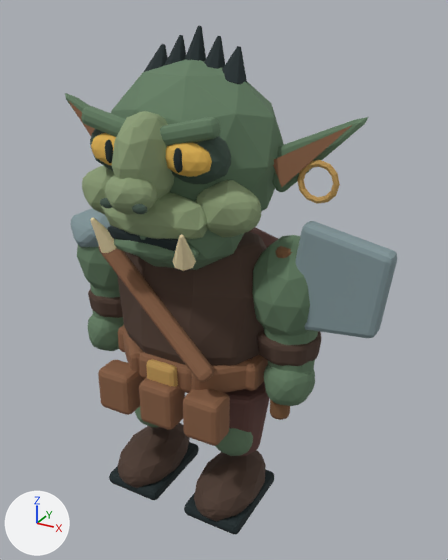
An edit to the Blender file art_source/blender/raider.blend, drawn before and after from the same camera.
Before and after are seen from a 50 mm camera at (1.32, -2.14, 2.2) aimed at (0.12, 0.02, 1.12). The lights are fixed; the arrows at lower left show +X, +Y and +Z. The older version comes first.

Objects in the first picture: 'Cranium.007', 'Deltoid.014', 'Deltoid.015', 'TailoredTorso.007', 'TrouserLeg.014', 'TrouserLeg.015', 'WeaponHandle.005'.
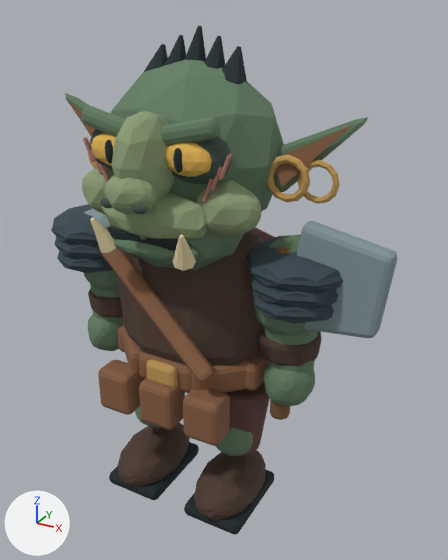
Where the change shows, as pixel boxes [x1, y1, x2, y2] in the pictures (448 x 560 px):
'Deltoid.059', added
    after: [247, 235, 343, 406]
'Deltoid.015', deleted (green)
    before: [253, 235, 321, 406]
'Deltoid.014', reshaped
    before: [70, 208, 124, 351]
    after: [51, 204, 124, 351]
part 1 of me_icosphere_1030, added (mostly hidden)
    after: [88, 142, 97, 169]
part 2 of me_icosphere_1030, added (brown)
    after: [267, 155, 310, 202]
part 3 of me_icosphere_1030, added
    after: [99, 163, 110, 183]
part 4 of me_icosphere_1030, added
    after: [91, 150, 102, 175]
part 5 of me_icosphere_1030, added
    after: [83, 137, 95, 162]
part 6 of me_icosphere_1030, added
    after: [202, 179, 214, 202]
part 7 of me_icosphere_1030, added
    after: [210, 167, 222, 191]
part 8 of me_icosphere_1030, added
    after: [219, 154, 232, 180]
part 9 of me_icosphere_1046, added (blue)
    after: [51, 204, 108, 245]
part 10 of me_icosphere_1046, added (blue)
    after: [54, 236, 104, 259]
part 11 of me_icosphere_1046, added (blue)
    after: [57, 251, 113, 273]

Diff of the bpy script that builds the scene:
```diff
--- a/art_source/blender/raider.blend.py
+++ b/art_source/blender/raider.blend.py
@@ me_icosphere_1030 @@
 # used by ob_cranium_007; parent = ob_head_007; location = (0.0, 0.0, 0.13)
-me_icosphere_1030.from_pydata(...)  # 2496 vertices, 2778 faces; spans x -0.692..0.692, y -0.509..0.3, z -0.45..0.471
+me_icosphere_1030.from_pydata(...)  # 3120 vertices, 3390 faces; spans x -0.692..0.692, y -0.509..0.3, z -0.45..0.471
+# me_icosphere_1030 part 1: a new loose piece, a torus around y (ring radius 0.075, tube radius 0.016) spanning x -0.521..-0.339, y -0.056..-0.024, z -0.141..0.041, in mat_fort_swarm_vertexpalette
+# me_icosphere_1030 part 2: a new loose piece, a torus around y (ring radius 0.075, tube radius 0.016) spanning x 0.339..0.521, y -0.056..-0.024, z -0.141..0.041, in mat_fort_swarm_vertexpalette
+# me_icosphere_1030 part 3: a new loose piece of 56 vertices spanning x -0.253..-0.207, y -0.295..-0.275, z -0.106..-0.014, in mat_fort_swarm_vertexpalette
+# me_icosphere_1030 part 4: a new loose piece of 56 vertices spanning x -0.288..-0.242, y -0.295..-0.275, z -0.061..0.031, in mat_fort_swarm_vertexpalette
+# me_icosphere_1030 part 5: a new loose piece of 56 vertices spanning x -0.323..-0.277, y -0.295..-0.275, z -0.016..0.076, in mat_fort_swarm_vertexpalette
+# me_icosphere_1030 part 6: a new loose piece of 56 vertices spanning x 0.207..0.253, y -0.295..-0.275, z -0.106..-0.014, in mat_fort_swarm_vertexpalette
+# me_icosphere_1030 part 7: a new loose piece of 56 vertices spanning x 0.242..0.288, y -0.295..-0.275, z -0.061..0.031, in mat_fort_swarm_vertexpalette
+# me_icosphere_1030 part 8: a new loose piece of 56 vertices spanning x 0.277..0.323, y -0.295..-0.275, z -0.016..0.076, in mat_fort_swarm_vertexpalette
 me_icosphere_1030.materials.append(mat_fort_swarm_vertexpalette)
@@ me_icosphere_1046 @@
 # used by ob_deltoid_014; parent = ob_arml_010; location = (0.0, 0.0, -0.1)
-me_icosphere_1046.from_pydata(...)  # 490 vertices, 532 faces; spans x -0.185..0.185, y -0.189..0.189, z -0.522..0.23
+me_icosphere_1046.from_pydata(...)  # 1072 vertices, 1252 faces; spans x -0.268..0.185, y -0.249..0.249, z -0.522..0.23
+# me_icosphere_1046 part 9: a new loose piece of 62 vertices spanning x -0.268..0.168, y -0.249..0.249, z 0.06..0.2, in mat_fort_swarm_vertexpalette
+# me_icosphere_1046 part 10: a new loose piece of 62 vertices spanning x -0.254..0.154, y -0.249..0.249, z -0.005..0.135, in mat_fort_swarm_vertexpalette
+# me_icosphere_1046 part 11: a new loose piece of 62 vertices spanning x -0.24..0.14, y -0.249..0.249, z -0.07..0.07, in mat_fort_swarm_vertexpalette
+# other edits to the shape of me_icosphere_1046 do not show in these pictures
 me_icosphere_1046.materials.append(mat_fort_swarm_vertexpalette)
@@ me_icosphere_4547 @@
+me_icosphere_4547.from_pydata(...)  # 980 vertices, 1152 faces; spans x -0.168..0.268, y -0.249..0.249, z -0.522..0.23
+me_icosphere_4547.materials.append(mat_fort_swarm_vertexpalette)
@@ ob_deltoid_015 @@
-ob_deltoid_015 = bpy.data.objects.new('Deltoid.015', me_icosphere_1051)
-ob_deltoid_015.parent = ob_armr_010
-ob_deltoid_015.location = (0.0, 0.0, -0.1)
@@ ob_deltoid_059 @@
+ob_deltoid_059 = bpy.data.objects.new('Deltoid.059', me_icosphere_4547)
+ob_deltoid_059.parent = ob_armr_010
+ob_deltoid_059.location = (0.0, 0.0, -0.1)
```
